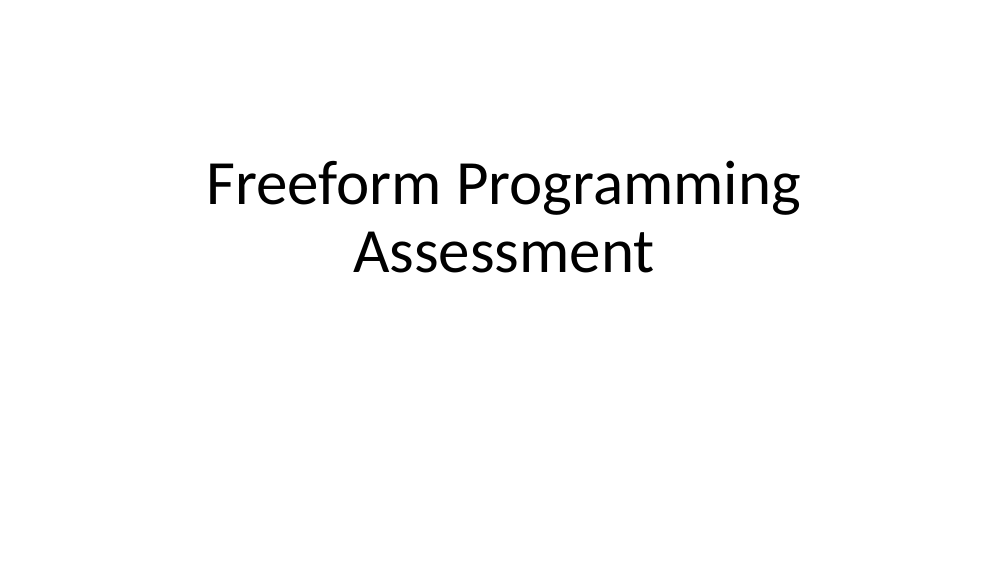
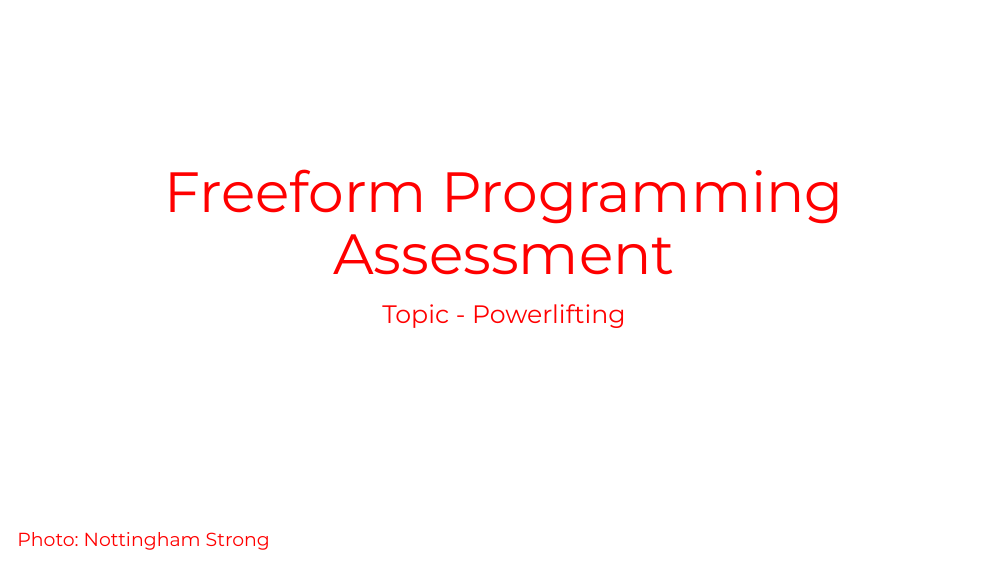
Before and after one commit to LillWawrence/freeform_programming_assessment, a slide deck: slide 1 of freeform_presentation.pptx. Drawn at 1008x567 pixels with LibreOffice and Linux fonts; fonts in the diff are those of the drawing; background and template pictures are left out. Boxes give left, top, right and bottom in pixels: in the first picture for what was removed or moved away, otherwise in the second. Text is boxed around its words. In the diff, an @@ line names an element or a change of style, - is before the commit and + after.

Commit message:
Formatted opening slide of presentation, and added background information to assessment notebook - identified columns for removal.

```diff
--- a/freeform_presentation.pptx
+++ b/freeform_presentation.pptx
@@ title "Freeform Programming Assessment" at [164, 169, 844, 275]: size 60 to 54 pt, font Calibri to Montserrat, text colour #000000 to #FF0000 @@
@@ subtitle added at [382, 304, 626, 328], 24 pt, text #FF0000 @@
+Topic - Powerlifting
@@ text added at [17, 532, 270, 550], 18 pt, text #FF0000 @@
+Photo: Nottingham Strong
```
Also in this commit, not shown: 1 other file.
